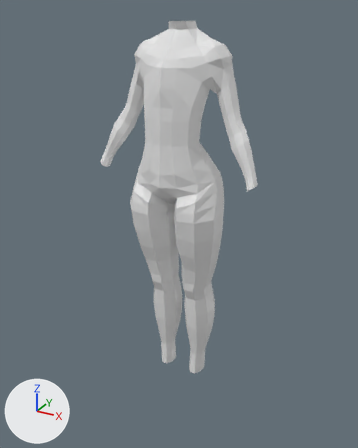
The Blender file 31.07.2025_Character.blend as it was, and as the next commit left it.
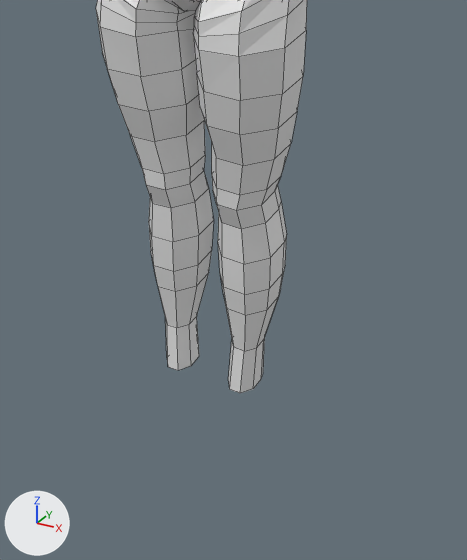
Old and new are each drawn whole from a camera (50 mm lens) standing at (0.745, -1.382, 1.48) and looking at (-0.009, -0.01, 0.794) and again close up on the part from 24% to 82% of the width and 44% to 100% of the height. Lighting does not change. The marker at lower left points along +X, +Y and +Z. The close-ups show mesh edges as thin lines.

In view in the first close-up: 'Цилиндр'.
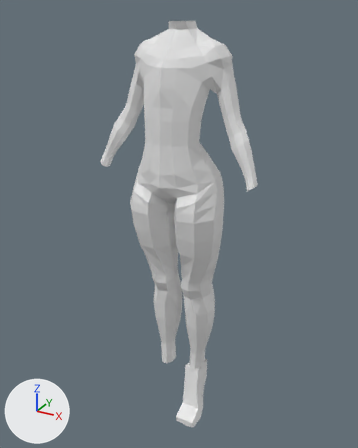
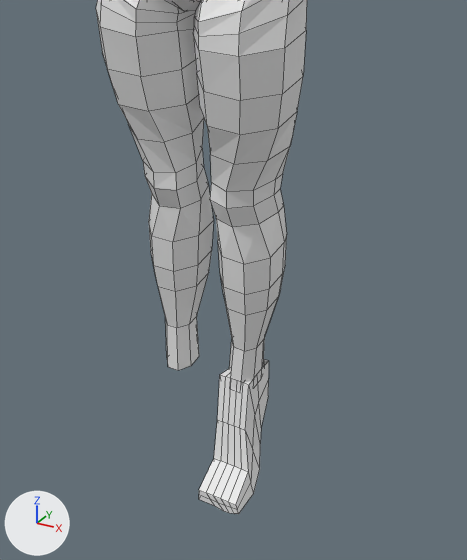
Boxes [x1, y1, x2, y2] around the edits, measured in the close-ups (467 x 560 px; the box of a moved part takes in the faces that stretch with it):
'Цилиндр', reshaped
    before: [96, 0, 307, 393]
    after: [96, 0, 307, 391]
'Куб', added
    after: [199, 359, 269, 514]
part 1 of me_цилиндр, moved or reshaped
    both: [118, 95, 297, 264]

What changed in the scene script:
```text
Change me_цилиндр:
    where me_цилиндр.from_pydata(...)  # 321 vertices, 297 faces; spans x 0.0..3.5, y -1.9..1.0, z 2.4..17.8
    used by ob_цилиндр; location = (0.0, 0.0, 0.0); scale = (0.0809, 0.0809, 0.0809)
    me_цилиндр part 1: all 36 vertices in x 0.2..1.6, y -1.1..0.7, z 6.7..8.3 are multiplied about their middle by the matrix ((0.963, 0.232, 0.02), (-0.232, 0.963, 0.009), (-0.017, -0.013, 0.991))
Add me_куб:
    me_куб.from_pydata(...)  # 92 vertices, 85 faces; spans x -0.037..0.049, y -0.05..0.032, z -0.053..0.15
Add ob_куб:
    ob_куб = bpy.data.objects.new('Куб', me_куб)
    ob_куб.location = (0.067, -0.013, 0.07)
    ob_куб.scale = (1.0, 2.12, 1.0)
```
